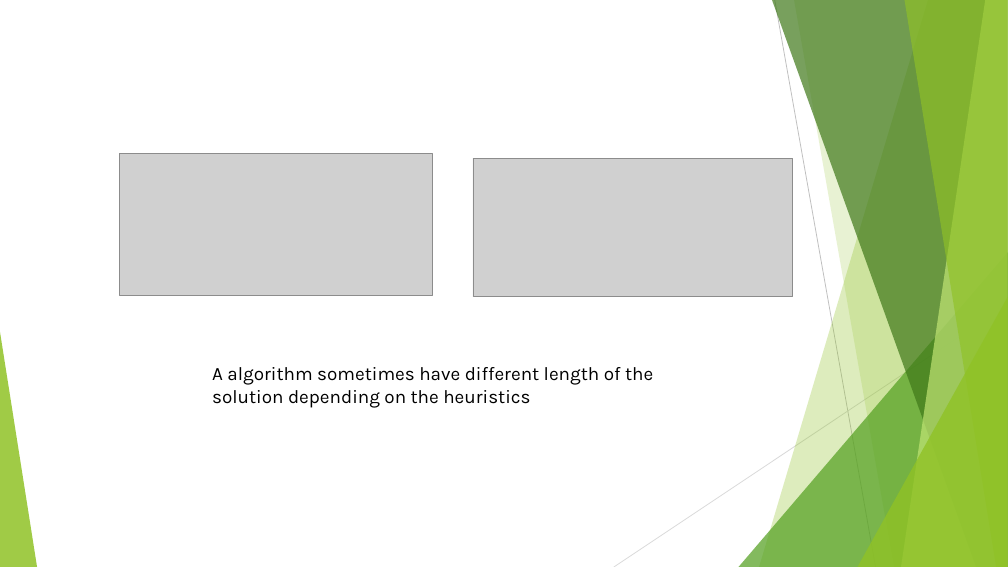
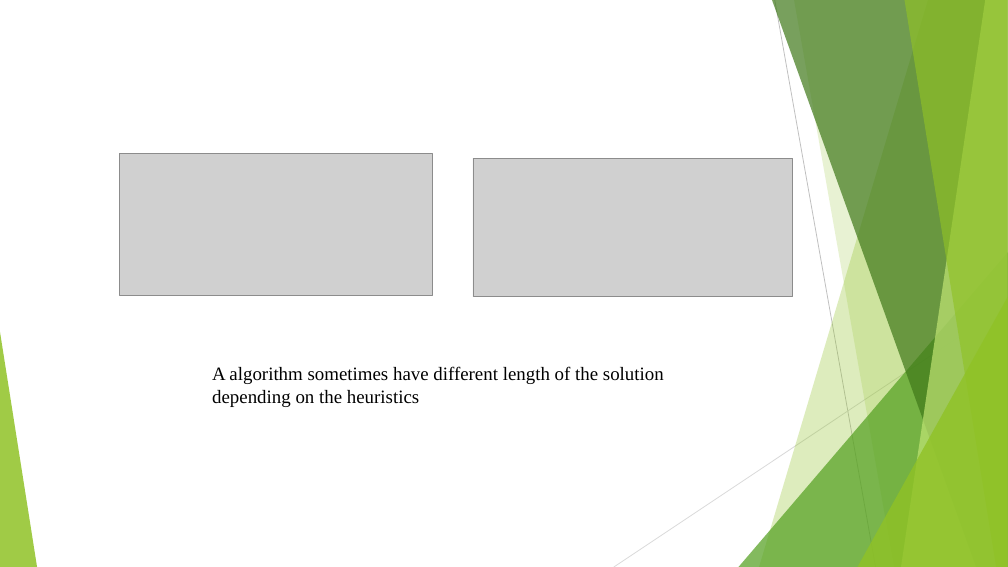
Before and after one commit to LittleNightmare/Mini-project2-for-COMP472, a slide deck: slide 4 of Analysis_sildes.pptx. Drawn at 1008x567 pixels with LibreOffice and Linux fonts; fonts in the diff are those of the drawing; grey boxes stand for pictures. Boxes give left, top, right and bottom in pixels: in the first picture for what was removed or moved away, otherwise in the second. Text is boxed around its words. In the diff, an @@ line names an element or a change of style, - is before the commit and + after.

```diff
--- a/Analysis_sildes.pptx
+++ b/Analysis_sildes.pptx
@@ text "A algorithm sometimes have different ..." at [212, 366, 664, 407]: font Karla to Times New Roman @@
```
Also in this commit, not shown: 5 other slides changed, 1 slide added.
